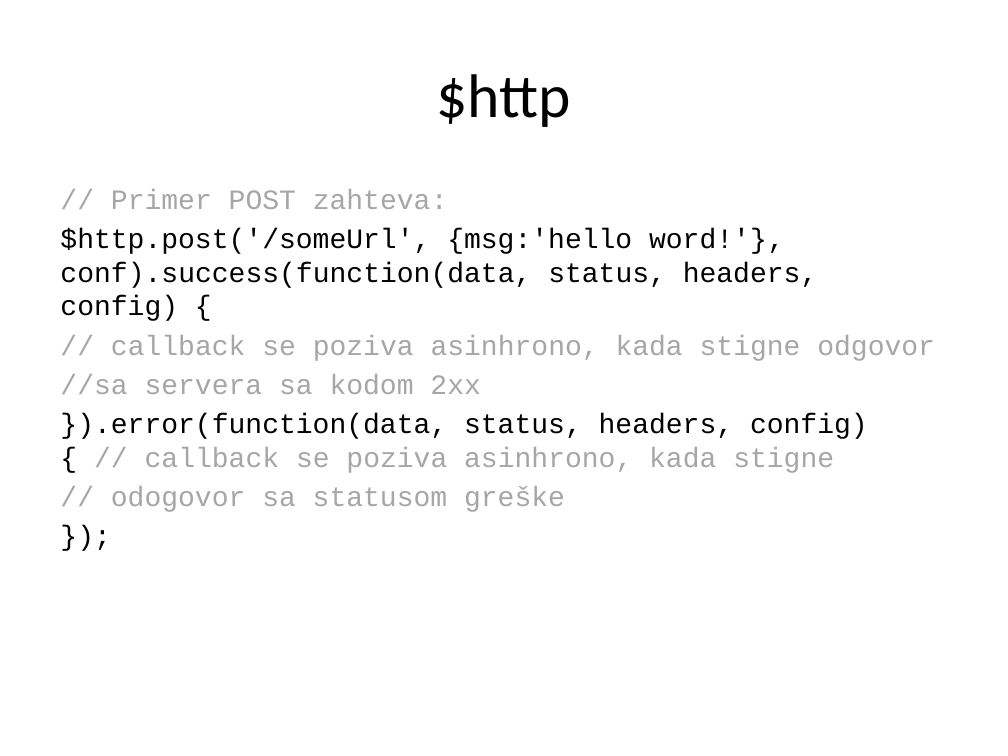
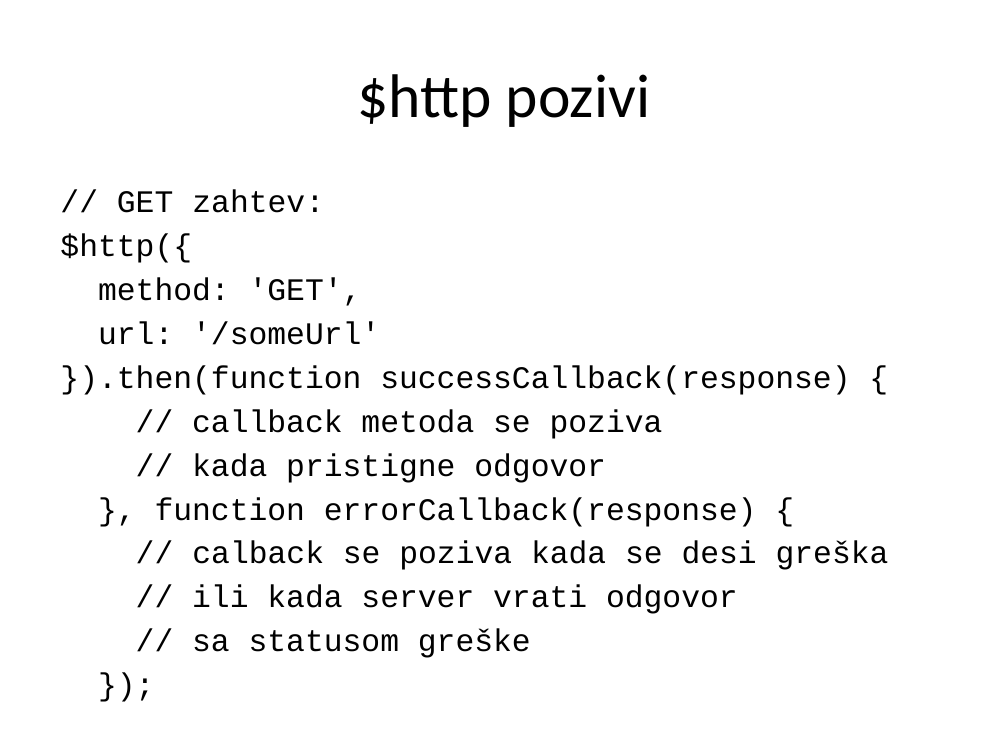
Before and after one commit to Cobrijani/2016, a slide deck: slide 4 of AngularJS/03_RESTPozivi/03 REST Pozivi.pptx (slide 8 before the commit). Drawn at 1008x756 pixels with LibreOffice and Linux fonts; fonts in the diff are those of the drawing. Boxes give left, top, right and bottom in pixels: in the first picture for what was removed or moved away, otherwise in the second. Text is boxed around its words. In the diff, an @@ line names an element or a change of style, - is before the commit and + after.

```diff
--- a/AngularJS/03_RESTPozivi/03 REST Pozivi.pptx
+++ b/AngularJS/03_RESTPozivi/03 REST Pozivi.pptx
@@ title at [357,74,650,127]: text changed @@
-$http
+$http pozivi
@@ text "// GET zahtev:" at [60,190,889,658]: size 20 to 22.4 pt in "});" @@
@@ text at [60,190,889,658]: text changed; size 20 to 22.4 pt; text colour #A6A6A6 to #000000 @@
-// Primer POST zahteva:
-$http.post('/someUrl', {msg:'hello word!'}, conf).success(function(data, status, headers, config) {
-// callback se poziva asinhrono, kada stigne odgovor
-//sa servera sa kodom 2xx
-}).error(function(data, status, headers, config) { // callback se poziva asinhrono, kada stigne
-// odogovor sa statusom greške
+// GET zahtev:
+$http({
+method: 'GET',
+url: '/someUrl'
+}).then(function successCallback(response) {
+// callback metoda se poziva
+// kada pristigne odgovor
+}, function errorCallback(response) {
+// calback se poziva kada se desi greška
+// ili kada server vrati odgovor
+// sa statusom greške
```
Also in this commit, not shown: 26 other slides changed, 43 other files.
